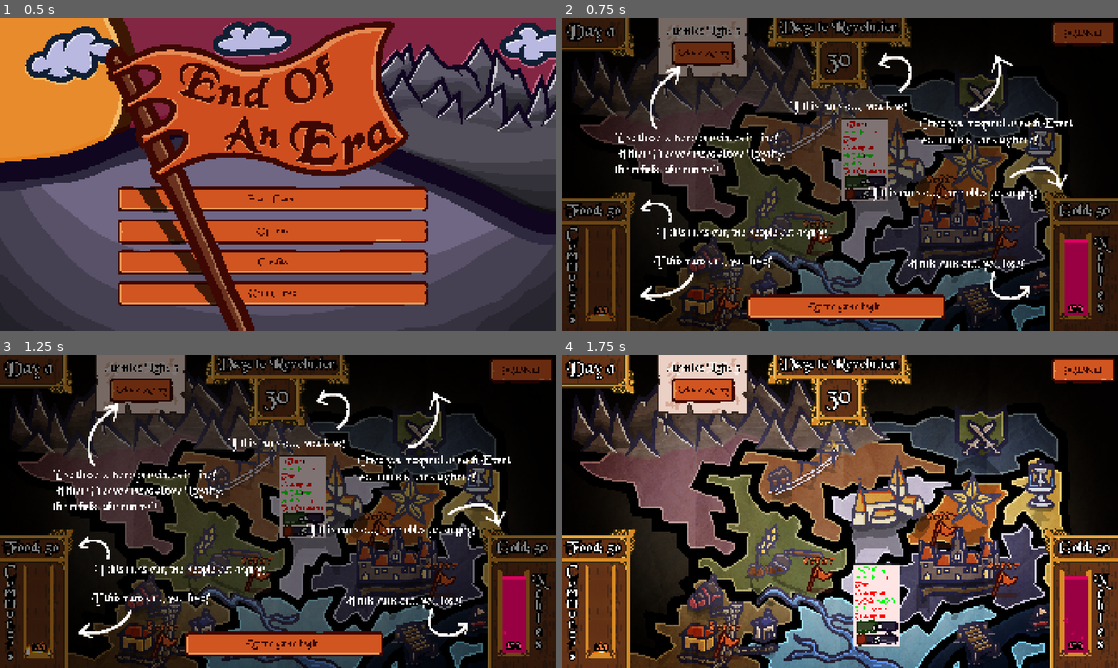
Above: before the commit, frames 1-4 (two rows, left to right).
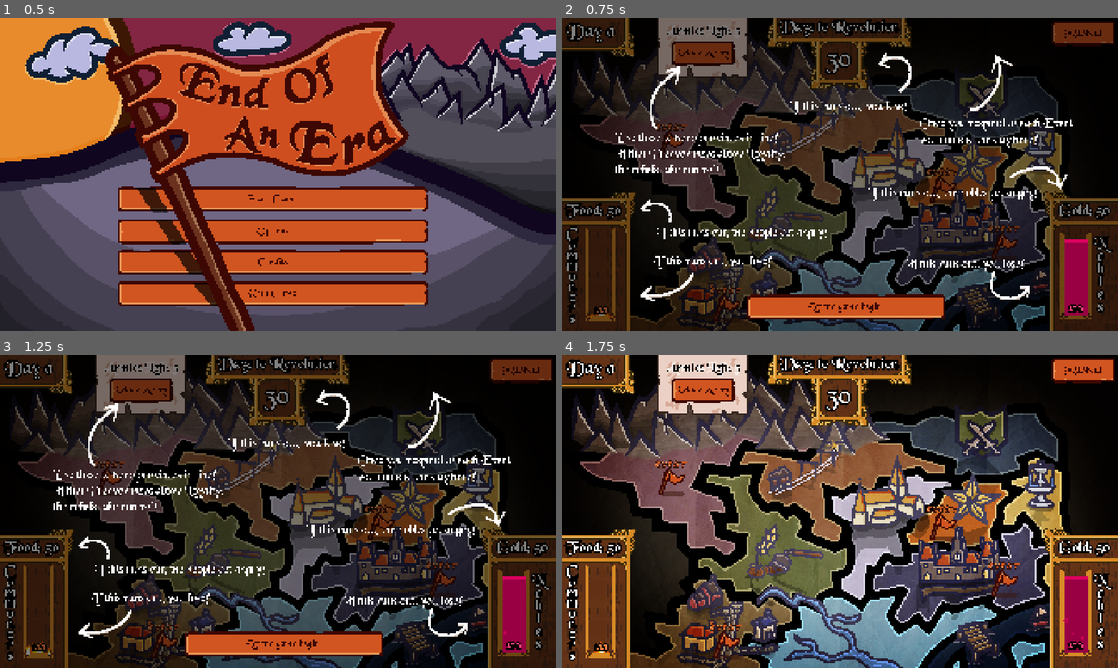
Above: after the commit, the same moments.

Repository: Orangechrisy/gmtk-game-jam-2026
Game: Godot game, scene res://Map/map.tscn
The game is run twice, just before and just after one commit, with the same random seed, the same clock (stepped at 60 frames per second) and the same inputs. Sound files missing from this copy of the repository are replaced by a short silence.
Inputs:
- Up to frame 1 (0.5 s): no input
- Up to frame 2 (0.75 s): click "Start Game" at 0.5 s
- Up to frame 3 (1.25 s): no input
- Up to frame 4 (1.75 s): click "Let the game begin." at 1.25 s

Frame 1 is identical in both runs. In frame 2, 2.9% of the frame differs, in the area x 16-72%, y 32-78%; in frame 3, 2.9%; in frame 4, 3.3%, in the area x 16-72%, y 33-94%.

Commit message:
province tooltip

Diff:
--- a/Events/event_scene.gd
+++ b/Events/event_scene.gd
@@ -24,7 +24,7 @@
 	%Close.visible = true
 	%CharacterName.get_parent().visible = true
 	%Portrait.texture = null
-	%Portrait.visible = true
+	%PortraitBorder.visible = true
 
 ## shows the current event (either clicked on or auto?)
 func event_selected(event: MapEvent):
@@ -46,7 +46,7 @@
 	%Close.visible = false
 	%CharacterName.get_parent().visible = false
 	if %Portrait.texture != null:
-		%Portrait.visible = false
+		%PortraitBorder.visible = false
 
 # TODO: handle dialogue text better than just basically a block with newlines
 func set_dialogue(dialogue_strings: Array[String]) -> void:
--- a/Events/event_scene.tscn
+++ b/Events/event_scene.tscn
@@ -142,7 +142,8 @@
 [node name="HBoxContainer" type="HBoxContainer" parent="CenterContainer/VBoxContainer/PanelContainer2/MarginContainer" unique_id=1811618000]
 layout_mode = 2
 
-[node name="NinePatchRect" type="NinePatchRect" parent="CenterContainer/VBoxContainer/PanelContainer2/MarginContainer/HBoxContainer" unique_id=1948149777]
+[node name="PortraitBorder" type="NinePatchRect" parent="CenterContainer/VBoxContainer/PanelContainer2/MarginContainer/HBoxContainer" unique_id=1948149777]
+unique_name_in_owner = true
 custom_minimum_size = Vector2(391, 536)
 layout_mode = 2
 texture = ExtResource("3_s1rel")
@@ -151,7 +152,7 @@
 patch_margin_right = 72
 patch_margin_bottom = 72
 
-[node name="MarginContainer" type="MarginContainer" parent="CenterContainer/VBoxContainer/PanelContainer2/MarginContainer/HBoxContainer/NinePatchRect" unique_id=988800741]
+[node name="MarginContainer" type="MarginContainer" parent="CenterContainer/VBoxContainer/PanelContainer2/MarginContainer/HBoxContainer/PortraitBorder" unique_id=988800741]
 layout_mode = 1
 anchors_preset = 2
 anchor_top = 1.0
@@ -164,7 +165,7 @@
 theme_override_constants/margin_right = 12
 theme_override_constants/margin_bottom = 12
 
-[node name="Portrait" type="TextureRect" parent="CenterContainer/VBoxContainer/PanelContainer2/MarginContainer/HBoxContainer/NinePatchRect/MarginContainer" unique_id=2046719252]
+[node name="Portrait" type="TextureRect" parent="CenterContainer/VBoxContainer/PanelContainer2/MarginContainer/HBoxContainer/PortraitBorder/MarginContainer" unique_id=2046719252]
 unique_name_in_owner = true
 custom_minimum_size = Vector2(368, 512)
 layout_mode = 2
--- a/Map/map.tscn
+++ b/Map/map.tscn
@@ -201,6 +201,20 @@
 
 [node name="Provinces" type="Node2D" parent="." unique_id=1609533052]
 
+[node name="Outskirts" parent="Provinces" unique_id=1740394256 instance=ExtResource("1_5ej7w")]
+vertices = PackedVector2Array(1020, 268, 987, 292, 892, 292, 845, 336, 629, 296, 578, 385, 486, 374, 447, 455, 541, 488, 543, 498, 559, 502, 564, 545, 516, 544, 534, 598, 534, 627, 599, 648, 599, 674, 570, 697, 525, 667, 446, 670, 427, 647, 430, 584, 346, 577, 337, 531, 266, 527, 245, 444, 119, 428, 53, 370, 128, 363, 173, 322, 320, 307, 438, 226, 583, 246, 806, 238, 836, 218, 917, 223)
+province_name = "Outskirts"
+province_border_image = ExtResource("26_bhx0d")
+province_graphics_image = ExtResource("27_fo4gr")
+potential_events = Array[ExtResource("2_lymsy")]([ExtResource("8_1wgij"), ExtResource("143_gtxtm"), ExtResource("10_v03vf"), ExtResource("31_rw81d"), ExtResource("15_6t7vu"), ExtResource("57_hy57x"), ExtResource("144_jeto3"), ExtResource("145_nvotj"), ExtResource("146_4if8u"), ExtResource("147_k02us"), ExtResource("148_i36a4"), ExtResource("149_a2unw"), ExtResource("150_kj6b4"), ExtResource("151_tkm7p"), ExtResource("152_g3jmk"), ExtResource("153_kktpo"), ExtResource("19_pg5mm"), ExtResource("20_ho264"), ExtResource("47_lbv4l"), ExtResource("154_no53y"), ExtResource("155_btoln")])
+event_location = Vector2(350, 400)
+food_yield = 4.0
+food_consumption = 4.0
+gold_yield = 2.0
+gold_consumption = 5.0
+loyalty = 40
+fervor = 5
+
 [node name="Military" parent="Provinces" unique_id=1109736334 instance=ExtResource("1_5ej7w")]
 vertices = PackedVector2Array(1065, 213, 1217, 220, 1318, 195, 1455, 233, 1555, 187, 1644, 188, 1721, 287, 1719, 377, 1644, 337, 1581, 354, 1588, 407, 1432, 423, 1401, 415, 1352, 416, 1352, 368, 1208, 324, 1190, 276, 1109, 284, 1028, 244)
 province_name = "Military"
@@ -214,19 +228,100 @@
 gold_consumption = 7.0
 loyalty = 50
 
+[node name="Mine" parent="Provinces" unique_id=1791617832 instance=ExtResource("1_5ej7w")]
+vertices = PackedVector2Array(609, 379, 636, 329, 848, 368, 897, 324, 987, 320, 1047, 285, 1107, 304, 1176, 302, 1184, 331, 1210, 348, 1329, 384, 1324, 411, 1258, 408, 1236, 386, 1179, 397, 1161, 424, 1092, 425, 1080, 463, 1058, 466, 1005, 444, 971, 469, 901, 445, 914, 559, 969, 590, 968, 615, 960, 626, 962, 640, 938, 647, 856, 614, 872, 573, 852, 563, 854, 546, 799, 514, 782, 527, 768, 525, 750, 509, 706, 512, 673, 466, 703, 375)
+province_name = "Mine"
+province_border_image = ExtResource("20_2rup5")
+province_graphics_image = ExtResource("21_ddnc5")
+potential_events = Array[ExtResource("2_lymsy")]([ExtResource("10_v03vf"), ExtResource("31_rw81d"), ExtResource("158_tif3e"), ExtResource("159_5a3q0"), ExtResource("15_6t7vu"), ExtResource("57_hy57x"), ExtResource("160_mvfel"), ExtResource("161_xq04n"), ExtResource("162_t2bvp"), ExtResource("163_nfeuu"), ExtResource("164_caw4a"), ExtResource("19_pg5mm"), ExtResource("20_ho264"), ExtResource("165_66ifc"), ExtResource("166_q7wnd"), ExtResource("167_thq8r"), ExtResource("168_ly437"), ExtResource("169_b4jef"), ExtResource("170_v34en"), ExtResource("47_lbv4l")])
+event_location = Vector2(950, 380)
+food_yield = 4.0
+food_consumption = 5.0
+gold_yield = 10.0
+gold_consumption = 4.0
+loyalty = 50
+fervor = 5
+
+[node name="Villa" parent="Provinces" unique_id=448714367 instance=ExtResource("1_5ej7w")]
+vertices = PackedVector2Array(1613, 413, 1600, 365, 1645, 350, 1728, 407, 1723, 535, 1744, 634, 1771, 688, 1784, 729, 1707, 820, 1661, 786, 1660, 721, 1711, 706, 1705, 634, 1653, 636, 1647, 601, 1593, 544, 1567, 588, 1514, 593, 1524, 561, 1520, 528, 1596, 465, 1550, 450, 1546, 427)
+province_name = "Villa"
+province_border_image = ExtResource("18_tuo8d")
+province_graphics_image = ExtResource("19_mxsvv")
+potential_events = Array[ExtResource("2_lymsy")]([ExtResource("65_yewd3"), ExtResource("66_p0i85"), ExtResource("67_07r3t"), ExtResource("8_1wgij"), ExtResource("31_rw81d"), ExtResource("68_mhpjl"), ExtResource("69_ni16r"), ExtResource("15_6t7vu"), ExtResource("70_awegw"), ExtResource("71_5oy01"), ExtResource("19_pg5mm"), ExtResource("20_ho264"), ExtResource("72_pn5q2"), ExtResource("47_lbv4l"), ExtResource("73_4bb6g")])
+event_location = Vector2(1650, 500)
+food_yield = 4.0
+food_consumption = 6.0
+gold_yield = 3.0
+gold_consumption = 7.0
+loyalty = 55
+
+[node name="Church" parent="Provinces" unique_id=1489639061 instance=ExtResource("1_5ej7w")]
+vertices = PackedVector2Array(965, 815, 1029, 847, 1054, 822, 1056, 726, 1085, 730, 1120, 684, 1151, 700, 1185, 695, 1163, 608, 1195, 585, 1217, 537, 1273, 516, 1290, 490, 1286, 468, 1347, 451, 1347, 437, 1289, 433, 1260, 437, 1229, 411, 1187, 421, 1177, 445, 1110, 449, 1096, 489, 1078, 488, 1073, 496, 1007, 472, 967, 494, 932, 479, 938, 549, 1002, 582, 1000, 609, 994, 633, 1010, 670, 1007, 716, 991, 756, 960, 767)
+province_name = "Church"
+province_border_image = ExtResource("24_rtxnd")
+province_graphics_image = ExtResource("25_2fp1f")
+potential_events = Array[ExtResource("2_lymsy")]([ExtResource("130_5bhnp"), ExtResource("31_rw81d"), ExtResource("15_6t7vu"), ExtResource("131_a852n"), ExtResource("132_rr735"), ExtResource("32_5baig"), ExtResource("133_1e50w"), ExtResource("134_8g1hp"), ExtResource("135_b1jse"), ExtResource("136_1pe55"), ExtResource("137_uy3h2"), ExtResource("19_pg5mm"), ExtResource("20_ho264"), ExtResource("138_ec37a"), ExtResource("47_lbv4l"), ExtResource("139_u5lc2"), ExtResource("140_b8elw")])
+event_location = Vector2(1100, 625)
+food_yield = 4.0
+food_consumption = 2.0
+gold_yield = 3.0
+gold_consumption = 3.0
+loyalty = 50
+
 [node name="Capital" parent="Provinces" unique_id=1886263090 instance=ExtResource("1_5ej7w")]
 vertices = PackedVector2Array(1381, 461, 1377, 442, 1402, 428, 1426, 437, 1521, 438, 1524, 459, 1553, 477, 1508, 518, 1506, 557, 1483, 616, 1508, 662, 1376, 667, 1308, 649, 1198, 660, 1186, 616, 1207, 606, 1231, 552, 1286, 531, 1312, 481)
 province_name = "Capital"
 province_border_image = ExtResource("4_vhrv6")
 province_graphics_image = ExtResource("5_ry46t")
 potential_events = Array[ExtResource("2_lymsy")]([ExtResource("26_6064m"), ExtResource("27_hlqxi"), ExtResource("8_1wgi …(555 unchanged characters)…
-event_location = Vector2(1290, 580)
+event_location = Vector2(1290, 560)
 food_yield = 3.0
 food_consumption = 8.0
 gold_yield = 5.0
 gold_consumption = 8.0
 loyalty = 60
 fervor = 17
+
+[node name="Farm" parent="Provinces" unique_id=1918935467 instance=ExtResource("1_5ej7w")]
+vertices = PackedVector2Array(876, 857, 891, 824, 941, 806, 933, 752, 980, 739, 988, 662, 945, 678, 812, 622, 831, 588, 821, 567, 800, 548, 777, 564, 746, 537, 697, 540, 643, 467, 659, 409, 588, 419, 503, 412, 495, 442, 574, 458, 576, 476, 587, 479, 607, 579, 564, 581, 570, 606, 637, 617, 634, 684, 564, 736, 516, 699, 467, 703, 470, 739, 500, 730, 535, 777, 585, 777, 599, 818, 657, 815, 671, 829, 687, 828, 720, 796, 781, 841, 795, 839, 795, 823)
+province_name = "Farm"
+province_border_image = ExtResource("14_tuo8d")
+province_graphics_image = ExtResource("15_mxsvv")
+potential_events = Array[ExtResource("2_lymsy")]([ExtResource("117_utumh"), ExtResource("118_vlsua"), ExtResource("10_v03vf"), ExtResource("31_rw81d"), ExtResource("119_yn055"), ExtResource("15_6t7vu"), ExtResource("120_mu3uc"), ExtResource("121_awsg0"), ExtResource("57_hy57x"), ExtResource("19_pg5mm"), ExtResource("20_ho264"), ExtResource("47_lbv4l"), ExtResource("122_n0rfs"), ExtResource("123_iw5xg"), ExtResource("124_mfn4v"), ExtResource("125_qjy3s"), ExtResource("126_ex145"), ExtResource("127_4mfxr"), ExtResource("62_fp5ed")])
+event_location = Vector2(860, 735)
+food_yield = 10.0
+food_consumption = 4.0
+gold_yield = 6.0
+gold_consumption = 3.0
+loyalty = 50
+fervor = 5
+
+[node name="City" parent="Provinces" unique_id=203984502 instance=ExtResource("1_5ej7w")]
+vertices = PackedVector2Array(1570, 603, 1599, 576, 1629, 608, 1628, 659, 1688, 659, 1686, 691, 1644, 707, 1639, 788, 1680, 830, 1533, 883, 1487, 857, 1489, 829, 1352, 867, 1315, 855, 1264, 929, 1230, 893, 1172, 930, 1144, 898, 1192, 817, 1176, 802, 1074, 817, 1074, 753, 1103, 754, 1117, 710, 1142, 717, 1206, 715, 1203, 684, 1304, 669, 1373, 686, 1456, 681, 1537, 693, 1510, 616)
+province_name = "City"
+province_border_image = ExtResource("18_cflbt")
+province_graphics_image = ExtResource("19_fvyq6")
+potential_events = Array[ExtResource("2_lymsy")]([ExtResource("76_5eeoe"), ExtResource("8_1wgij"), ExtResource("77_hs4xj"), ExtResource("78_4s7c4"), ExtResource("10_v03vf"), ExtResource("31_rw81d"), ExtResource("79_ab5du"), ExtResource("80_b58bq"), ExtResource("15_6t7vu"), ExtResource("81_5ayqr"), ExtResource("57_hy57x"), ExtResource("82_fbii6"), ExtResource("83_vwtlc"), ExtResource("19_pg5mm"), ExtResource("20_ho264"), ExtResource("84_lc1h5"), ExtResource("85_2e67y"), ExtResource("86_ghqos"), ExtResource("87_8hisj"), ExtResource("88_3gavg"), ExtResource("89_0n1o4"), ExtResource("90_6r2uy"), ExtResource("47_lbv4l"), ExtResource("91_vugma"), ExtResource("92_xrirw"), ExtResource("93_6a5e6")])
+event_location = Vector2(1500, 750)
+food_yield = 3.0
+food_consumption = 7.0
+gold_yield = 5.0
+gold_consumption = 6.0
+loyalty = 55
+fervor = 10
+
+[node name="Port" parent="Provinces" unique_id=1295366853 instance=ExtResource("1_5ej7w")]
+vertices = PackedVector2Array(1513, 901, 1461, 859, 1352, 888, 1326, 879, 1267, 957, 1226, 923, 1162, 960, 1122, 899, 1156, 830, 1062, 840, 1034, 880, 1003, 854, 950, 831, 902, 837, 901, 892, 816, 859, 825, 940, 765, 954, 772, 982, 699, 999, 646, 987, 640, 1014, 711, 1053, 712, 1083, 1586, 1087, 1602, 1049, 1674, 1031, 1673, 991, 1597, 983)
+province_name = "Port"
+province_border_image = ExtResource("22_qttqk")
+province_graphics_image = ExtResource("23_mo27p")
+potential_events = Array[ExtResource("2_lymsy")]([ExtResource("96_kpt1a"), ExtResource("8_1wgij"), ExtResource("97_v4eay"), ExtResource("98_umg62"), ExtResource("10_v03vf"), ExtResource("31_rw81d"), ExtResource("99_mqwhp"), ExtResource("15_6t7vu"), ExtResource("57_hy57x"), ExtResource("100_tccev"), ExtResource("101_ofbyu"), ExtResource("102_56it7"), ExtResource("103_dg43j"), ExtResource("104_a4rdo"), ExtResource("105_01cmf"), ExtResource("106_aigab"), ExtResource("19_pg5mm"), ExtResource("20_ho264"), ExtResource("47_lbv4l"), ExtResource("107_cfbr1"), ExtResource("108_s0wi0"), ExtResource("109_7a0ar"), ExtResource("110_qrdbc"), ExtResource("111_qfdts"), ExtResource("112_763ck"), ExtResource("113_hqbs6"), ExtResource("114_0qwdc")])
+event_location = Vector2(950, 1000)
+food_yield = 7.0
+food_consumption = 4.0
+gold_yield = 7.0
+gold_consumption = 4.0
+loyalty = 50
 
 [node name="Town" parent="Provinces" unique_id=305634748 instance=ExtResource("1_5ej7w")]
 vertices = PackedVector2Array(399, 929, 396, 863, 484, 848, 445, 792, 494, 766, 519, 803, 565, 806, 580, 846, 651, 844, …(197 unchanged characters)…
@@ -242,101 +337,6 @@
 loyalty = 45
 fervor = 10
 
-[node name="Villa" parent="Provinces" unique_id=448714367 instance=ExtResource("1_5ej7w")]
-vertices = PackedVector2Array(1613, 413, 1600, 365, 1645, 350, 1728, 407, 1723, 535, 1744, 634, 1771, 688, 1784, 729, 1707, 820, 1661, 786, 1660, 721, 1711, 706, 1705, 634, 1653, 636, 1647, 601, 1593, 544, 1567, 588, 1514, 593, 1524, 561, 1520, 528, 1596, 465, 1550, 450, 1546, 427)
-province_name = "Villa"
-province_border_image = ExtResource("18_tuo8d")
-province_graphics_image = ExtResource("19_mxsvv")
-potential_events = Array[ExtResource("2_lymsy")]([ExtResource("65_yewd3"), ExtResource("66_p0i85"), ExtResource("67_07r3t"), ExtResource("8_1wgij"), ExtResource("31_rw81d"), ExtResource("68_mhpjl"), ExtResource("69_ni16r"), ExtResource("15_6t7vu"), ExtResource("70_awegw"), ExtResource("71_5oy01"), ExtResource("19_pg5mm"), ExtResource("20_ho264"), ExtResource("72_pn5q2"), ExtResource("47_lbv4l"), ExtResource("73_4bb6g")])
-event_location = Vector2(1650, 500)
-food_yield = 4.0
-food_consumption = 6.0
-gold_yield = 3.0
-gold_consumption = 7.0
-loyalty = 55
-
-[node name="City" parent="Provinces" unique_id=203984502 instance=ExtResource("1_5ej7w")]
-vertices = PackedVector2Array(1570, 603, 1599, 576, 1629, 608, 1628, 659, 1688, 659, 1686, 691, 1644, 707, 1639, 788, 1680, 830, 1533, 883, 1487, 857, 1489, 829, 1352, 867, 1315, 855, 1264, 929, 1230, 893, 1172, 930, 1144, 898, 1192, 817, 1176, 802, 1074, 817, 1074, 753, 1103, 754, 1117, 710, 1142, 717, 1206, 715, 1203, 684, 1304, 669, 1373, 686, 1456, 681, 1537, 693, 1510, 616)
-province_name = "City"
-province_border_image = ExtResource("18_cflbt")
-province_graphics_image = ExtResource("19_fvyq6")
-potential_events = Array[ExtResource("2_lymsy")]([ExtResource("76_5eeoe"), ExtResource("8_1wgij"), ExtResource("77_hs4xj"), ExtResource("78_4s7c4"), ExtResource("10_v03vf"), ExtResource("31_rw81d"), ExtResource("79_ab5du"), ExtResource("80_b58bq"), ExtResource("15_6t7vu"), ExtResource("81_5ayqr"), ExtResource("57_hy57x"), ExtResource("82_fbii6"), ExtResource("83_vwtlc"), ExtResource("19_pg5mm"), ExtResource("20_ho264"), ExtResource("84_lc1h5"), ExtResource("85_2e67y"), ExtResource("86_ghqos"), ExtResource("87_8hisj"), ExtResource("88_3gavg"), ExtResource("89_0n1o4"), ExtResource("90_6r2uy"), ExtResource("47_lbv4l"), ExtResource("91_vugma"), ExtResource("92_xrirw"), ExtResource("93_6a5e6")])
-event_location = Vector2(1500, 750)
-food_yield = 3.0
-food_consumption = 7.0
-gold_yield = 5.0
-gold_consumption = 6.0
-loyalty = 55
-fervor = 10
-
-[node name="Port" parent="Provinces" unique_id=1295366853 instance=ExtResource("1_5ej7w")]
-vertices = PackedVector2Array(1513, 901, 1461, 859, 1352, 888, 1326, 879, 1267, 957, 1226, 923, 1162, 960, 1122, 899, 1156, 830, 1062, 840, 1034, 880, 1003, 854, 950, 831, 902, 837, 901, 892, 816, 859, 825, 940, 765, 954, 772, 982, 699, 999, 646, 987, 640, 1014, 711, 1053, 712, 1083, 1586, 1087, 1602, 1049, 1674, 1031, 1673, 991, 1597, 983)
-province_name = "Port"
-province_border_image = ExtResource("22_qttqk")
-province_graphics_image = ExtResource("23_mo27p")
-potential_events = Array[ExtResource("2_lymsy")]([ExtResource("96_kpt1a"), ExtResource("8_1wgij"), ExtResource("97_v4eay"), ExtResource("98_umg62"), ExtResource("10_v03vf"), ExtResource("31_rw81d"), ExtResource("99_mqwhp"), ExtResource("15_6t7vu"), ExtResource("57_hy57x"), ExtResource("100_tccev"), ExtResource("101_ofbyu"), ExtResource("102_56it7"), ExtResource("103_dg43j"), ExtResource("104_a4rdo"), ExtResource("105_01cmf"), ExtResource("106_aigab"), ExtResource("19_pg5mm"), ExtResource("20_ho264"), ExtResource("47_lbv4l"), ExtResource("107_cfbr1"), ExtResource("108_s0wi0"), ExtResource("109_7a0ar"), ExtResource("110_qrdbc"), ExtResource("111_qfdts"), ExtResource("112_763ck"), ExtResource("113_hqbs6"), ExtResource("114_0qwdc")])
-event_location = Vector2(950, 1000)
-food_yield = 7.0
-food_consumption = 4.0
-gold_yield = 7.0
-gold_consumption = 4.0
-loyalty = 50
-
-[node name="Farm" parent="Provinces" unique_id=1918935467 instance=ExtResource("1_5ej7w")]
-vertices = PackedVector2Array(876, 857, 891, 824, 941, 806, 933, 752, 980, 739, 988, 662, 945, 678, 812, 622, 831, 588, 821, 567, 800, 548, 777, 564, 746, 537, 697, 540, 643, 467, 659, 409, 588, 419, 503, 412, 495, 442, 574, 458, 576, 476, 587, 479, 607, 579, 564, 581, 570, 606, 637, 617, 634, 684, 564, 736, 516, 699, 467, 703, 470, 739, 500, 730, 535, 777, 585, 777, 599, 818, 657, 815, 671, 829, 687, 828, 720, 796, 781, 841, 795, 839, 795, 823)
-province_name = "Farm"
-province_border_image = ExtResource("14_tuo8d")
-province_graphics_image = ExtResource("15_mxsvv")
-potential_events = Array[ExtResource("2_lymsy")]([ExtResource("117_utumh"), ExtResource("118_vlsua"), ExtResource("10_v03vf"), ExtResource("31_rw81d"), ExtResource("119_yn055"), ExtResource("15_6t7vu"), ExtResource("120_mu3uc"), ExtResource("121_awsg0"), ExtResource("57_hy57x"), ExtResource("19_pg5mm"), ExtResource("20_ho264"), ExtResource("47_lbv4l"), ExtResource("122_n0rfs"), ExtResource("123_iw5xg"), ExtResource("124_mfn4v"), ExtResource("125_qjy3s"), ExtResource("126_ex145"), ExtResource("127_4mfxr"), ExtResource("62_fp5ed")])
-event_location = Vector2(860, 735)
-food_yield = 10.0
-food_consumption = 4.0
-gold_yield = 6.0
-gold_consumption = 3.0
-loyalty = 50
-fervor = 5
-
-[node name="Church" parent="Provinces" unique_id=1489639061 instance=ExtResource("1_5ej7w")]
-vertices = PackedVector2Array(965, 815, 1029, 847, 1054, 822, 1056, 726, 1085, 730, 1120, 684, 1151, 700, 1185, 695, 1163, 608, 1195, 585, 1217, 537, 1273, 516, 1290, 490, 1286, 468, 1347, 451, 1347, 437, 1289, 433, 1260, 437, 1229, 411, 1187, 421, 1177, 445, 1110, 449, 1096, 489, 1078, 488, 1073, 496, 1007, 472, 967, 494, 932, 479, 938, 549, 1002, 582, 1000, 609, 994, 633, 1010, 670, 1007, 716, 991, 756, 960, 767)
-province_name = "Church"
-province_border_image = ExtResource("24_rtxnd")
-province_graphics_image = ExtResource("25_2fp1f")
-potential_events = Array[ExtResource("2_lymsy")]([ExtResource("130_5bhnp"), ExtResource("31_rw81d"), ExtResource("15_6t7vu"), ExtResource("131_a852n"), ExtResource("132_rr735"), ExtResource("32_5baig"), ExtResource("133_1e50w"), ExtResource("134_8g1hp"), ExtResource("135_b1jse"), ExtResource("136_1pe55"), ExtResource("137_uy3h2"), ExtResource("19_pg5mm"), ExtResource("20_ho264"), ExtResource("138_ec37a"), ExtResource("47_lbv4l"), ExtResource("139_u5lc2"), ExtResource("140_b8elw")])
-event_location = Vector2(1100, 625)
-food_yield = 4.0
-food_consumption = 2.0
-gold_yield = 3.0
-gold_consumption = 3.0
-loyalty = 50
-
-[node name="Outskirts" parent="Provinces" unique_id=1740394256 instance=ExtResource("1_5ej7w")]
-vertices = PackedVector2Array(1020, 268, 987, 292, 892, 292, 845, 336, 629, 296, 578, 385, 486, 374, 447, 455, 541, 488, 543, 498, 559, 502, 564, 545, 516, 544, 534, 598, 534, 627, 599, 648, 599, 674, 570, 697, 525, 667, 446, 670, 427, 647, 430, 584, 346, 577, 337, 531, 266, 527, 245, 444, 119, 428, 53, 370, 128, 363, 173, 322, 320, 307, 438, 226, 583, 246, 806, 238, 836, 218, 917, 223)
-province_name = "Outskirts"
-province_border_image = ExtResource("26_bhx0d")
-province_graphics_image = ExtResource("27_fo4gr")
-potential_events = Array[ExtResource("2_lymsy")]([ExtResource("8_1wgij"), ExtResource("143_gtxtm"), ExtResource("10_v03vf"), ExtResource("31_rw81d"), ExtResource("15_6t7vu"), ExtResource("57_hy57x"), ExtResource("144_jeto3"), ExtResource("145_nvotj"), ExtResource("146_4if8u"), ExtResource("147_k02us"), ExtResource("148_i36a4"), ExtResource("149_a2unw"), ExtResource("150_kj6b4"), ExtResource("151_tkm7p"), ExtResource("152_g3jmk"), ExtResource("153_kktpo"), ExtResource("19_pg5mm"), ExtResource("20_ho264"), ExtResource("47_lbv4l"), ExtResource("154_no53y"), ExtResource("155_btoln")])
-event_location = Vector2(350, 400)
-food_yield = 4.0
-food_consumption = 4.0
-gold_yield = 2.0
-gold_consumption = 5.0
-loyalty = 40
-fervor = 5
-
-[node name="Mine" parent="Provinces" unique_id=1791617832 instance=ExtResource("1_5ej7w")]
-vertices = PackedVector2Array(609, 379, 636, 329, 848, 368, 897, 324, 987, 320, 1047, 285, 1107, 304, 1176, 302, 1184, 331, 1210, 348, 1329, 384, 1324, 411, 1258, 408, 1236, 386, 1179, 397, 1161, 424, 1092, 425, 1080, 463, 1058, 466, 1005, 444, 971, 469, 901, 445, 914, 559, 969, 590, 968, 615, 960, 626, 962, 640, 938, 647, 856, 614, 872, 573, 852, 563, 854, 546, 799, 514, 782, 527, 768, 525, 750, 509, 706, 512, 673, 466, 703, 375)
-province_name = "Mine"
-province_border_image = ExtResource("20_2rup5")
-province_graphics_image = ExtResource("21_ddnc5")
-potential_events = Array[ExtResource("2_lymsy")]([ExtResource("10_v03vf"), ExtResource("31_rw81d"), ExtResource("158_tif3e"), ExtResource("159_5a3q0"), ExtResource("15_6t7vu"), ExtResource("57_hy57x"), ExtResource("160_mvfel"), ExtResource("161_xq04n"), ExtResource("162_t2bvp"), ExtResource("163_nfeuu"), ExtResource("164_caw4a"), ExtResource("19_pg5mm"), ExtResource("20_ho264"), ExtResource("165_66ifc"), ExtResource("166_q7wnd"), ExtResource("167_thq8r"), ExtResource("168_ly437"), ExtResource("169_b4jef"), ExtResource("170_v34en"), ExtResource("47_lbv4l")])
-event_location = Vector2(950, 380)
-food_yield = 4.0
-food_consumption = 5.0
-gold_yield = 10.0
-gold_consumption = 4.0
-loyalty = 50
-fervor = 5
-
 [node name="CanvasLayer" type="CanvasLayer" parent="." unique_id=1264009811]
 
 [node name="MainInterface" parent="CanvasLayer" unique_id=1175301398 instance=ExtResource("8_ry46t")]
--- a/Map/province.gd
+++ b/Map/province.gd
@@ -177,8 +177,9 @@
 	$BorderSprite.z_index = -2
 
 func _on_area_2d_mouse_entered() -> void:
-	if not GameState.get_current_event():
-		$TooltipTimer.start(TOOLTIP_TIME_DELAY)
+	if (GameState.MouseMode == GameState.Click.BASIC) or (GameState.MouseMode == GameState.Click.ARMY_PLACEMENT):
+		if not GameState.get_current_event():
+			$TooltipTimer.start(TOOLTIP_TIME_DELAY)
 
 func _on_area_2d_mouse_exited() -> void:
 	$TooltipTimer.stop()
--- a/Map/province_tooltip.gd
+++ b/Map/province_tooltip.gd
@@ -15,10 +15,10 @@
 
 func update_values():
 	if province != null:
-		var format_string = "[color={color}]{0} {yield}[/color] ([color=green]{1} {yield} Yield[/color], [color=red]{2} {yield} Consumption[/color])"
-		var food_string = format_string.format(["%+.f" % province.calculate_food(), "%+.f" % province.food_yield, "-%.f" % province.food_consumption, ["yield", "Food"], ["color", "green" if province.calculate_food() >= 0 else "red"]])
+		var format_string = "[color={color}]{0} {yield}[/color] ([color=#37472a]{1} {yield} Yield[/color], [color=red]{2} {yield} Consumption[/color])"
+		var food_string = format_string.format(["%+.f" % province.calculate_food(), "%+.f" % province.food_yield, "-%.f" % province.food_consumption, ["yield", "Food"], ["color", "#37472a" if province.calculate_food() >= 0 else "red"]])
 		%Food.text = food_string
-		var gold_string = format_string.format(["%+.f" % province.calculate_gold(), "%+.f" % province.gold_yield, "-%.f" % province.gold_consumption, ["yield", "Gold"], ["color", "green" if province.calculate_gold() >= 0 else "red"]])
+		var gold_string = format_string.format(["%+.f" % province.calculate_gold(), "%+.f" % province.gold_yield, "-%.f" % province.gold_consumption, ["yield", "Gold"], ["color", "#37472a" if province.calculate_gold() >= 0 else "red"]])
 		%Gold.text =  gold_string
 		%Loyalty.value = province.loyalty
 		%Fervor.value = province.fervor
--- a/Map/province_tooltip.tscn
+++ b/Map/province_tooltip.tscn
@@ -16,6 +16,7 @@
 expand_margin_bottom = 5.0
 
 [node name="ProvinceTooltip" type="Control" unique_id=1231974182]
+modulate = Color(1, 1, 1, 0)
 layout_mode = 3
 anchors_preset = 15
 anchor_right = 1.0
